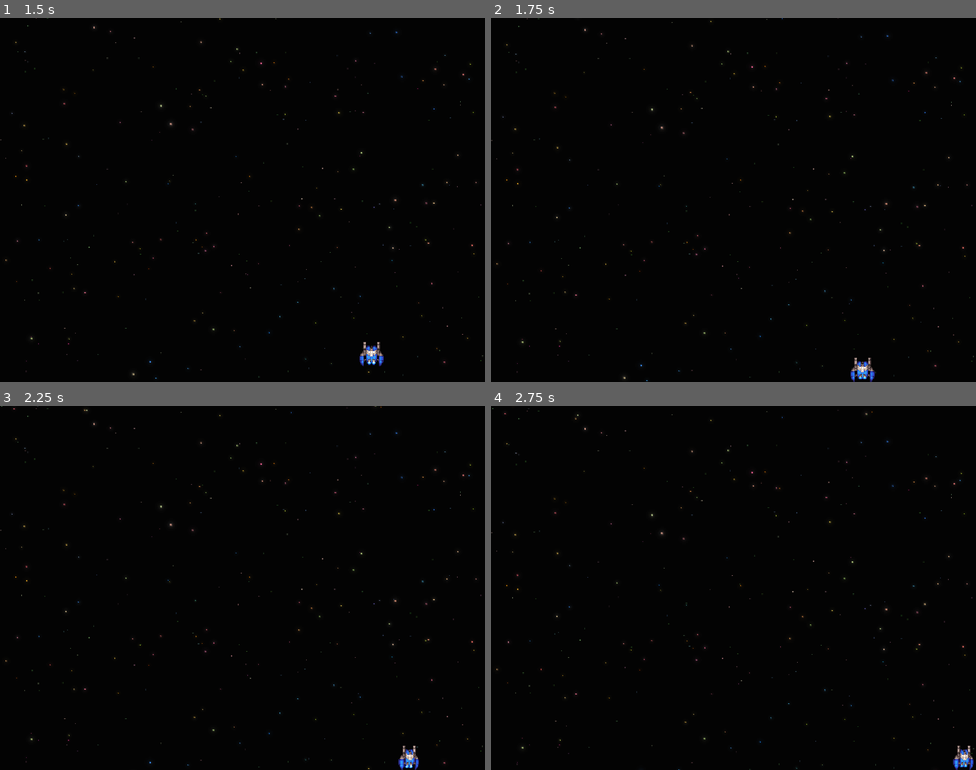
Above: before the commit, frames 1-4 (two rows, left to right).
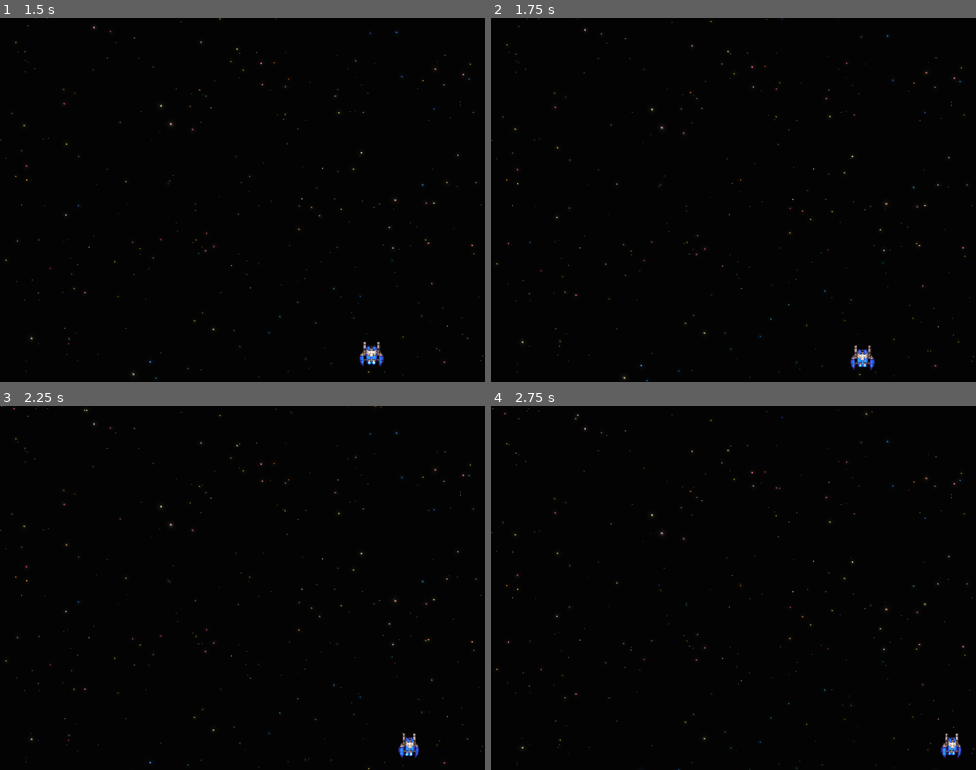
Above: after the commit, the same moments.

Repository: DMAlexander/space-ace
Game: Godot game, scene res://scenes/level/level.tscn
Same seed, same stepped clock (60 frames per second), same inputs: the game is played once before the commit and once after it.
Inputs:
- Up to frame 1 (1.5 s): hold D (right) 0.53-1.28 s; tap J (shoot) at 0.6, 1.35 s; hold S (down) from 1.28 s (still down)
- Up to frame 2 (1.75 s): keep holding S (down)
- Up to frame 3 (2.25 s): release S (down) at 2.03 s; hold D (right) from 2.03 s (still down); tap J (shoot) at 2.1 s
- Up to frame 4 (2.75 s): keep holding D (right)

Frame 1 is identical in both runs. In frame 2, 0.4% of the frame differs, in the area x 74-80%, y 90-100%; in frame 3, 0.3%; in frame 4, 0.4%.

Commit message:
Player Movement

Diff:
--- a/spaceace/scenes/player/player.gd
+++ b/spaceace/scenes/player/player.gd
@@ -2,6 +2,7 @@
 
 
 class_name Player
+
 
 @export var speed: float = 250.0
 @export var bullet_speed: float = 250.0
@@ -13,7 +14,8 @@
 @onready var shield: Shield = $Shield
 
 
-const MARGIN: float = 16.0
+const MARGIN: float = 32.0
+
 
 var _upper_left: Vector2
 var _lower_right: Vector2
@@ -22,6 +24,8 @@
 # Called when the node enters the scene tree for the first time.
 func _ready() -> void:
 	set_limits()
+	print(_upper_left)
+	print(_lower_right)
 
 
 # Called every frame. 'delta' is the elapsed time since the previous frame.
